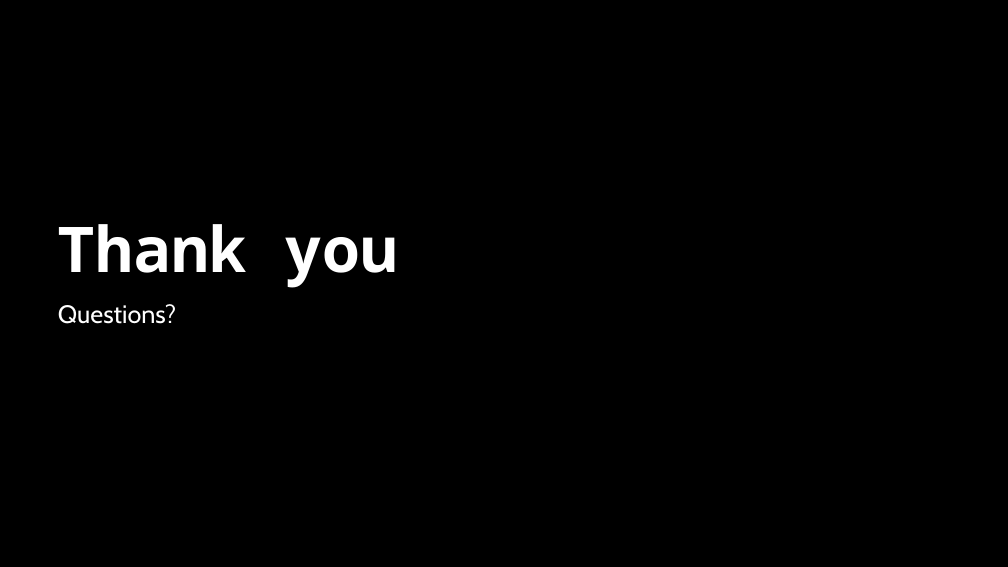
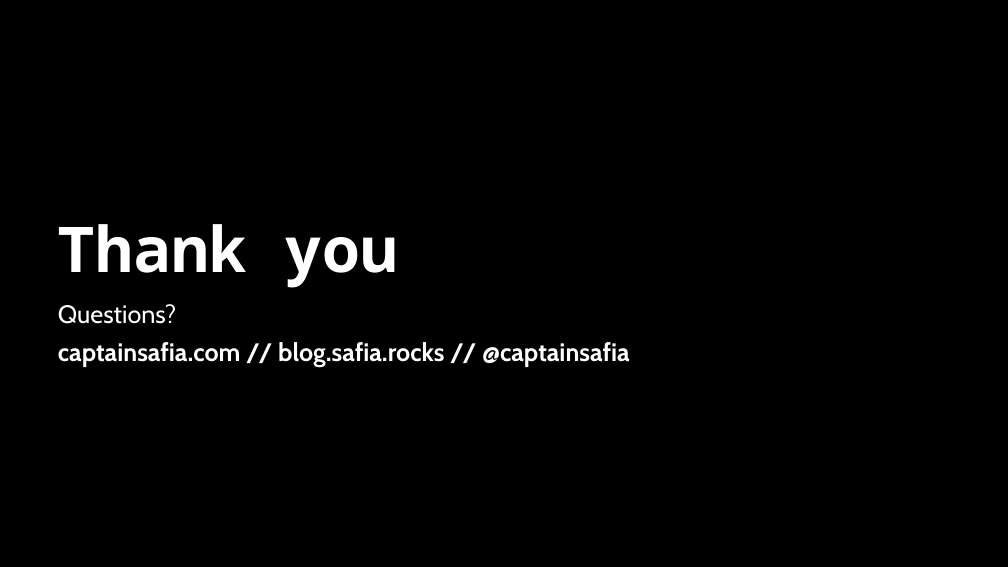
Before and after one commit to captainsafia/building-minimal-apis-from-scratch, a slide deck: slide 3 of slides.pptx. Drawn at 1008x567 pixels with LibreOffice and Linux fonts; fonts in the diff are those of the drawing; background and template pictures are left out. Boxes give left, top, right and bottom in pixels: in the first picture for what was removed or moved away, otherwise in the second. Text is boxed around its words. In the diff, an @@ line names an element or a change of style, - is before the commit and + after.

Commit message:
Update slides

```diff
--- a/slides.pptx
+++ b/slides.pptx
@@ subtitle at box(58, 342, 630, 367): paragraph added @@
+captainsafia.com // blog.safia.rocks // @captainsafia
```
